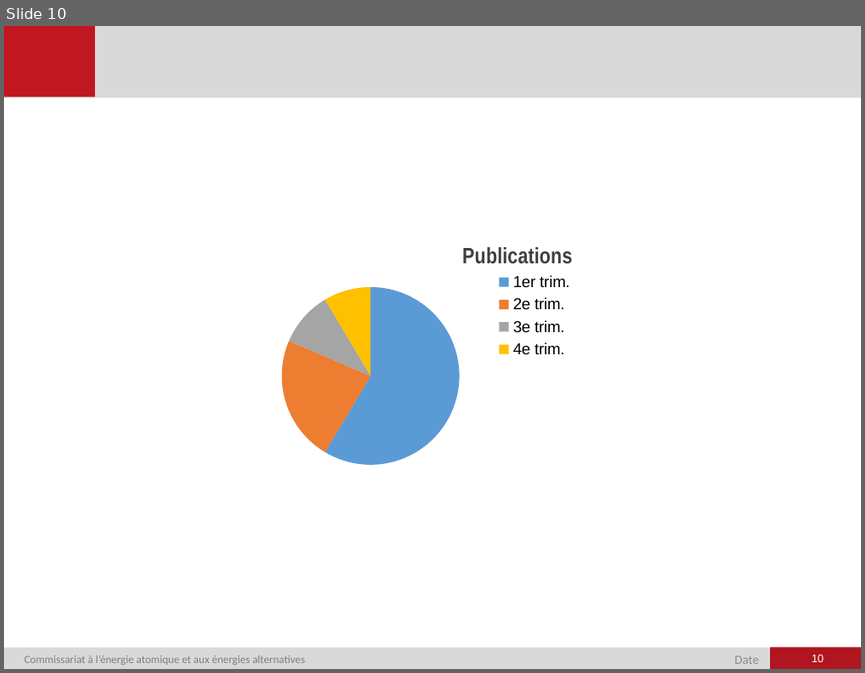
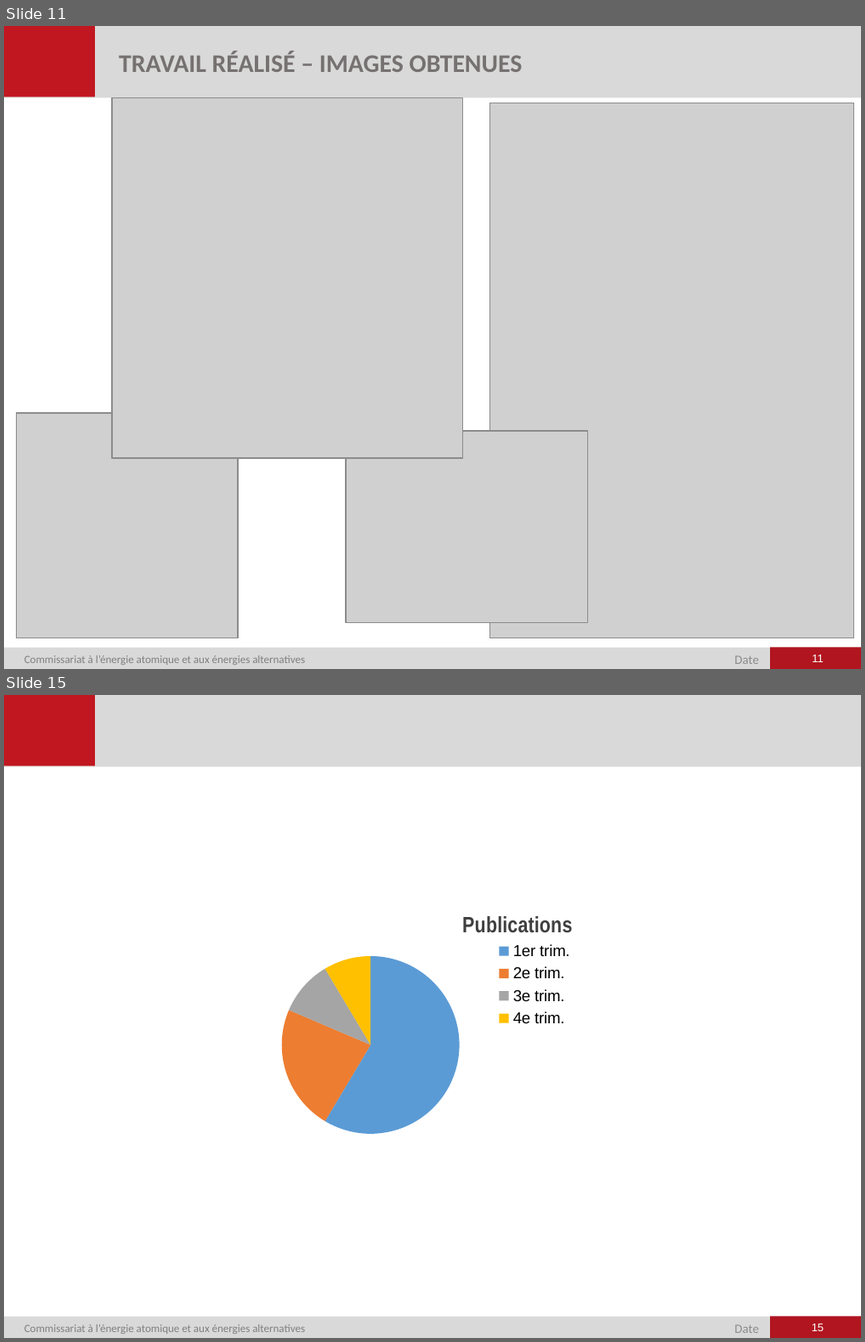
Before and after one commit to RocheAntoine/RapportStageM1, a slide deck: Présentation.pptx. Shown one above the other, each under a label of ours: slide 10 before the commit, slides 11 and 15 after it; the slides between them are not shown. The pictures are 865x673 and 865x1342 pixels, drawn with LibreOffice and Linux fonts; fonts in the diff are those of the drawing; grey boxes stand for pictures; background and template pictures are left out. Boxes give left, top, right and bottom in pixels: in the first picture for what was removed or moved away, otherwise in the second. Text is boxed around its words. In the diff, an @@ line names an element or a change of style, - is before the commit and + after.

```diff
--- a/Présentation.pptx
+++ b/Présentation.pptx
@@ slide 11 added at [4, 26, 861, 669], background #FFFFFF; not listed: 6 template elements that a slide beside it also shows @@
@@ text added at [119, 51, 522, 72], 16 pt, text #767171, bold @@
+TRAVAIL RÉALISÉ – IMAGES OBTENUES
@@ picture added at [111, 98, 462, 458] @@
@@ picture added at [489, 102, 853, 637] @@
@@ picture added at [17, 414, 239, 638] @@
@@ picture added at [346, 431, 588, 623] @@
@@ page number added at [812, 654, 823, 662], 7 pt, text #FFFFFF @@
+11
@@ what was slide 10 is now slide 15 @@
@@ page number at [812, 1323, 823, 1331]: text changed @@
-10
+15
```
Also in this commit, not shown: 7 slides changed, 6 other slides added, 2 slides removed.
